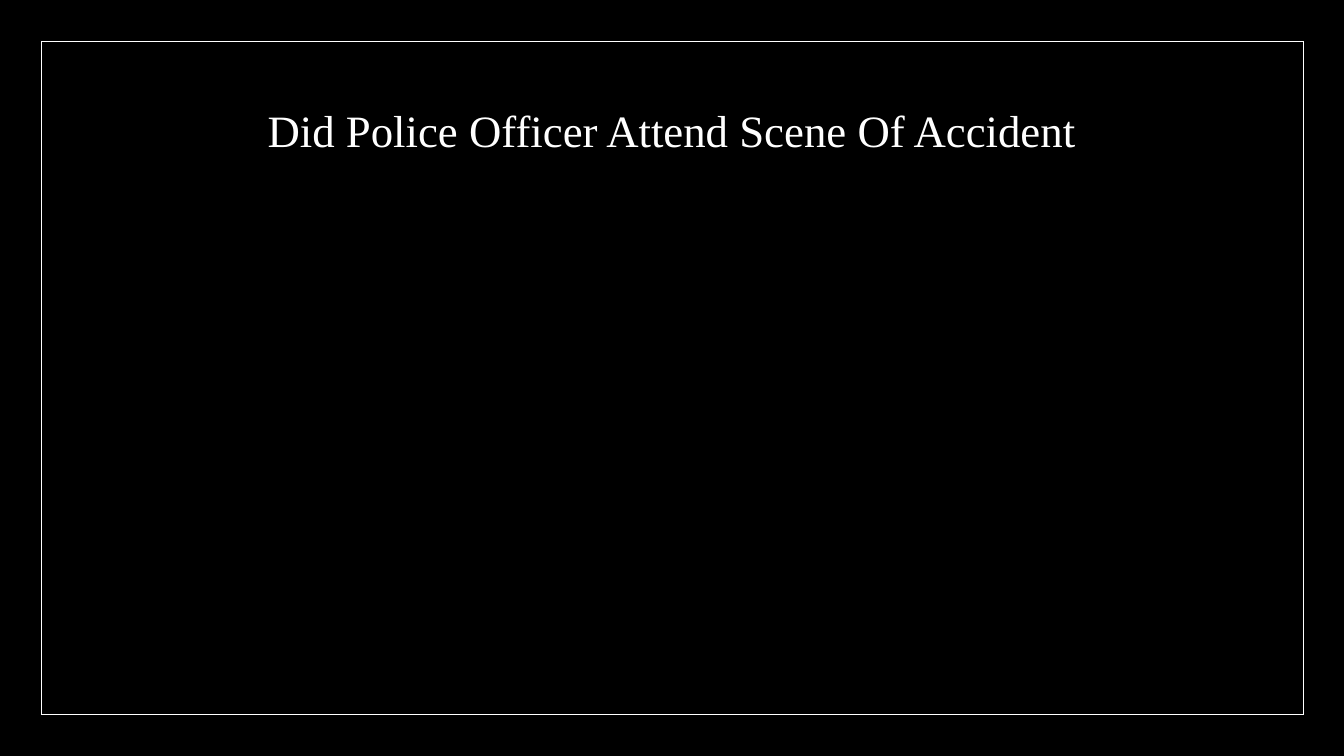
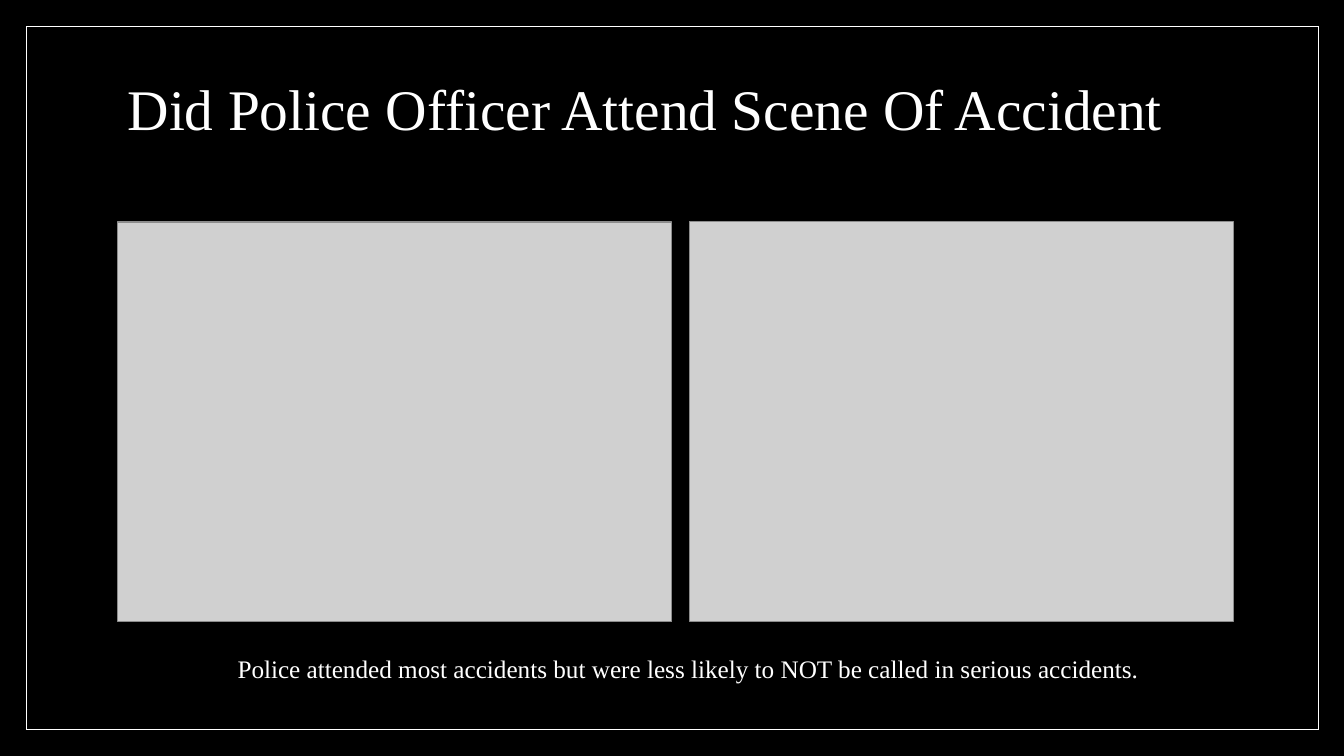
Before and after one commit to GenTaylor/Traffic-Accident-Analysis, a slide deck: slide 14 of Traffic Analysis and Severity Prediction.pptx. Drawn at 1344x756 pixels with LibreOffice and Linux fonts; fonts in the diff are those of the drawing; grey boxes stand for pictures; background and template pictures are left out. Boxes give left, top, right and bottom in pixels: in the first picture for what was removed or moved away, otherwise in the second. Text is boxed around its words. In the diff, an @@ line names an element or a change of style, - is before the commit and + after.

```diff
--- a/Traffic Analysis and Severity Prediction.pptx
+++ b/Traffic Analysis and Severity Prediction.pptx
@@ rectangle added at [0, 0, 1344, 756], fill #000000 @@
@@ rectangle removed at [26, 26, 1319, 730] @@
@@ rectangle added at [26, 26, 1319, 730], outline #FFFFFF 0.5 pt @@
@@ rectangle removed at [41, 41, 1304, 715] @@
@@ title "Did Police Officer Attend Scene ..." at [128, 89, 1162, 131]: size 32 to 41 pt; alignment centre to left @@
@@ picture added at [118, 222, 673, 621] @@
@@ picture added at [690, 222, 1234, 621] @@
@@ text added at [238, 660, 1138, 684], 18 pt, text #FFFFFF @@
+Police attended most accidents but were less likely to NOT be called in serious accidents.
```
Also in this commit, not shown: 1 other slide changed, 20 slides added, 2 slides removed.
